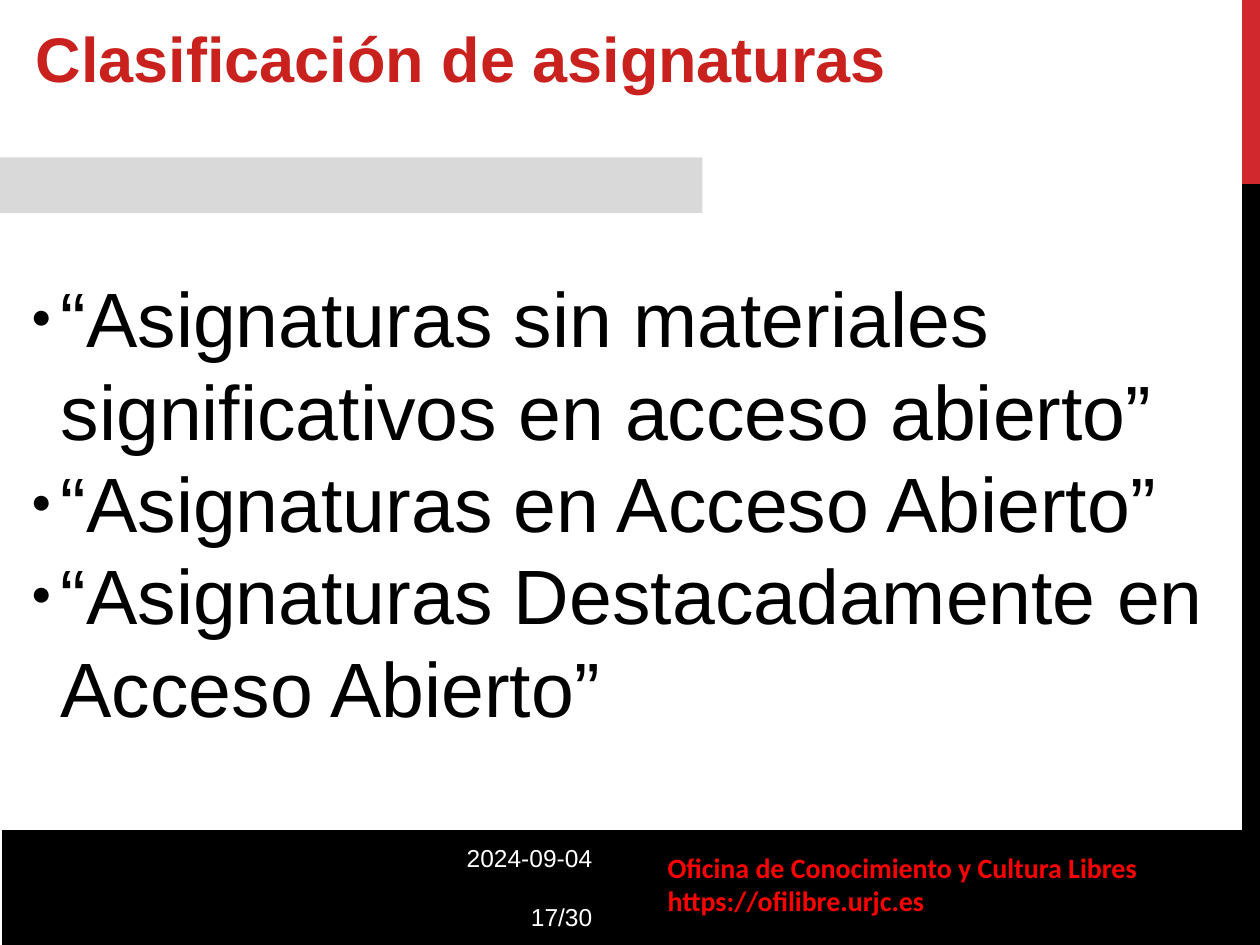
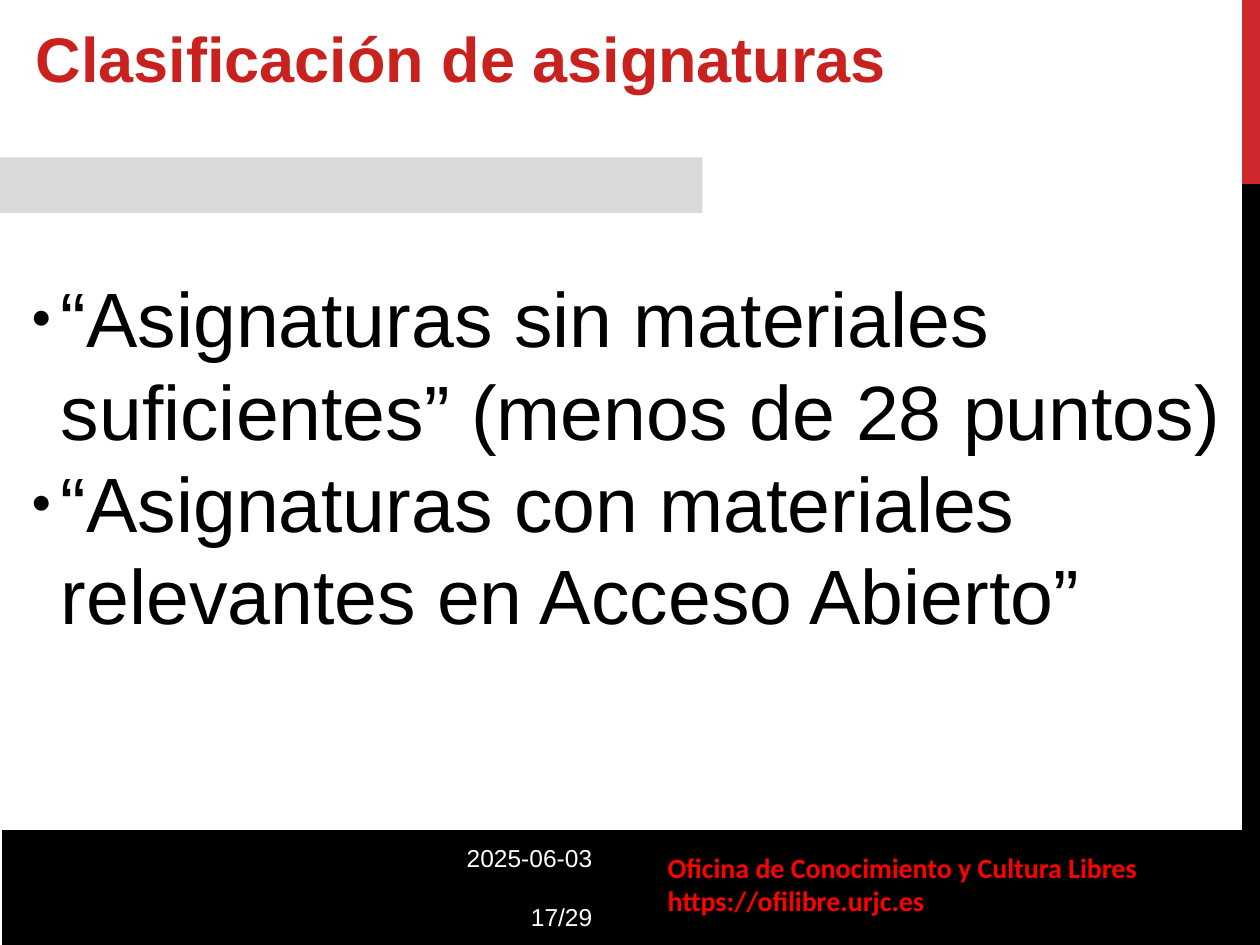
Before and after one commit to roberto-red/ofilibre, a slide deck: slide 17 of static/transpas/convocatoria-asignaturas-abierto/Convocatoria_Asignaturas_Abierto.odp. Drawn at 1260x945 pixels with LibreOffice and Linux fonts; fonts in the diff are those of the drawing; background and template pictures are left out. Boxes give left, top, right and bottom in pixels: in the first picture for what was removed or moved away, otherwise in the second. Text is boxed around its words. In the diff, an @@ line names an element or a change of style, - is before the commit and + after.

```diff
--- a/static/transpas/convocatoria-asignaturas-abierto/Convocatoria_Asignaturas_Abierto.odp
+++ b/static/transpas/convocatoria-asignaturas-abierto/Convocatoria_Asignaturas_Abierto.odp
@@ rectangle "“Asignaturas sin materiales suficientes” (menos ...": place and size @@
-rectangle "“Asignaturas sin materiales suficientes” (menos ..." at [19, 265, 1228, 756]
+rectangle "“Asignaturas sin materiales suficientes” (menos ..." at [19, 265, 1240, 756]
@@ text in rectangle at [61, 291, 1220, 625]: text changed @@
-● “Asignaturas sin materiales significativos en acceso abierto”
-● “Asignaturas en Acceso Abierto”
-● “Asignaturas Destacadamente en Acceso Abierto”
+● “Asignaturas sin materiales suficientes” (menos de 28 puntos)
+● “Asignaturas con materiales relevantes en Acceso Abierto”
@@ text at [467, 850, 592, 927]: text changed @@
-2024-09-04
-17/30
+2025-06-03
+17/29
```
Also in this commit, not shown: 18 other slides changed, 1 slide removed, 1 other file.
